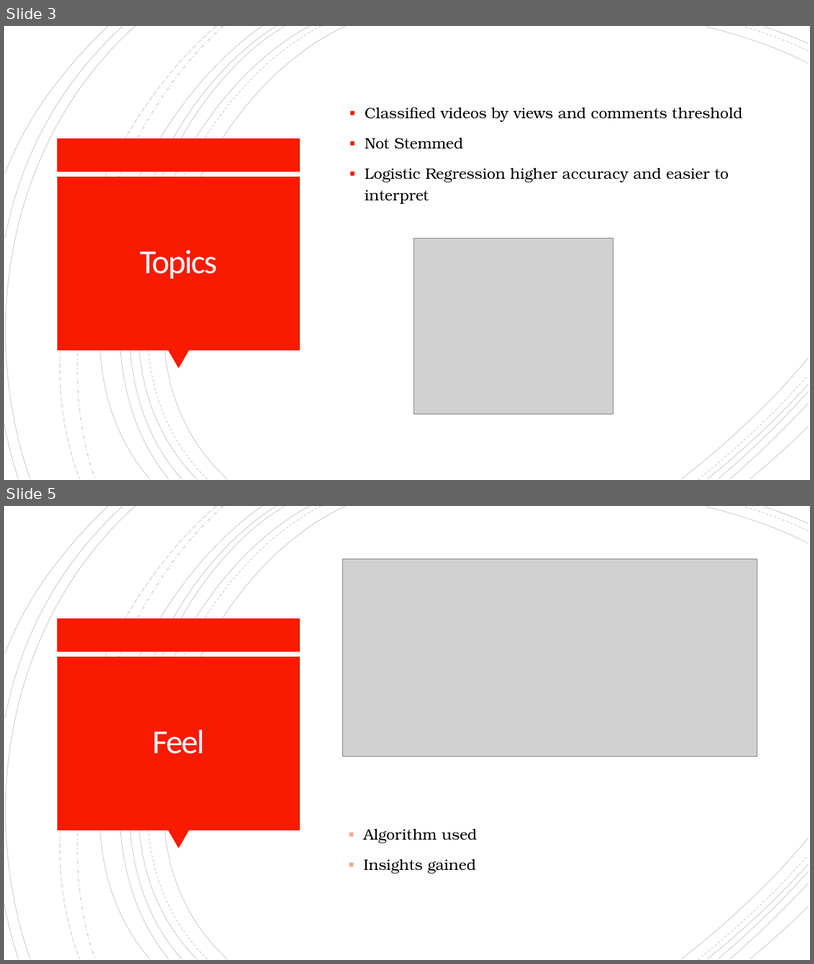
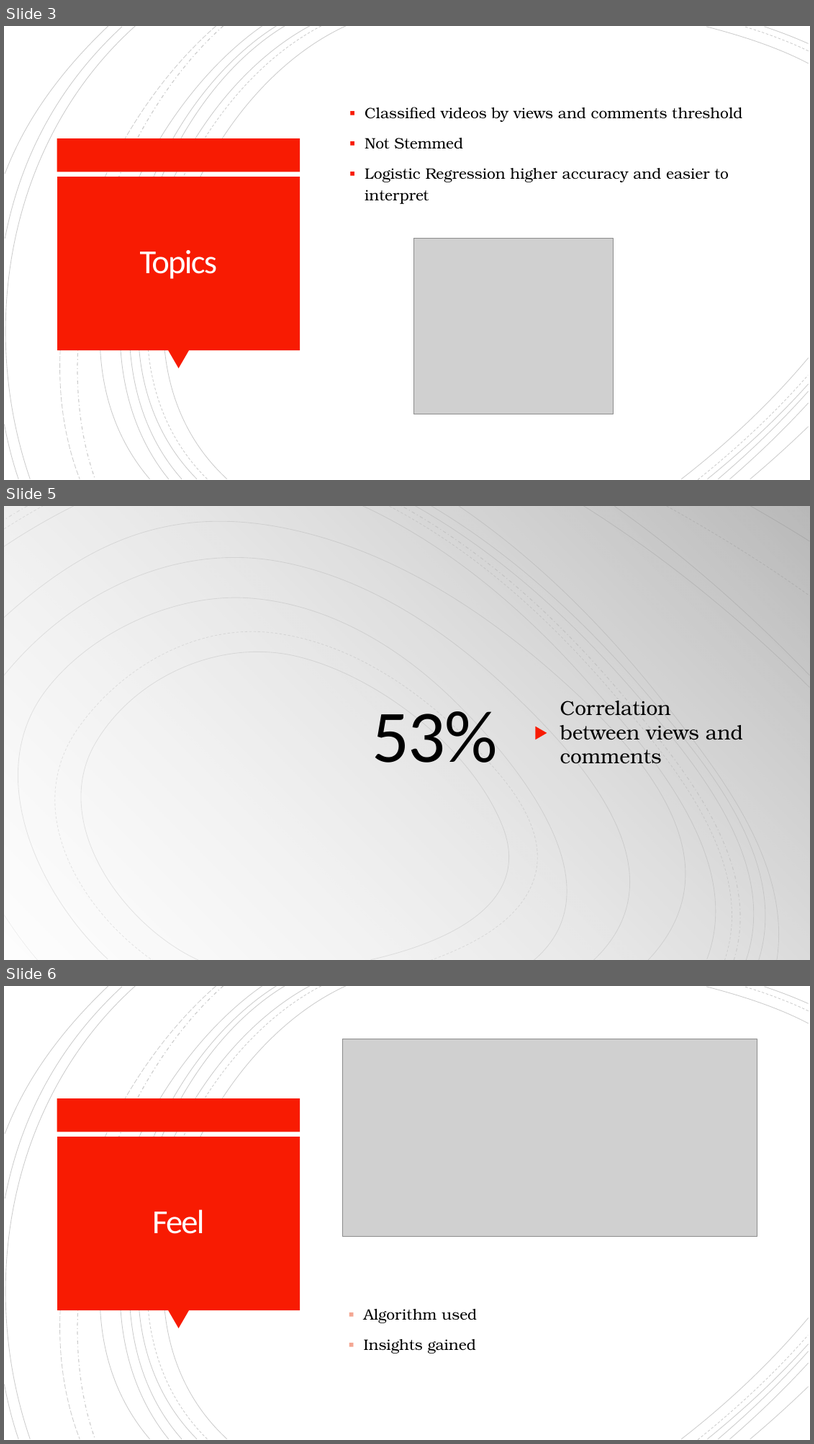
Before and after one commit to reeves17/3360project, a slide deck: Final Presentation.pptx. Shown one above the other, each under a label of ours: slides 3 and 5 before the commit, slides 3, 5 and 6 after it; the slides between them are not shown. The pictures are 814x964 and 814x1444 pixels, drawn with LibreOffice and Linux fonts; fonts in the diff are those of the drawing; grey boxes stand for pictures. Boxes give left, top, right and bottom in pixels: in the first picture for what was removed or moved away, otherwise in the second. Text is boxed around its words. In the diff, an @@ line names an element or a change of style, - is before the commit and + after.

```diff
--- a/Final Presentation.pptx
+++ b/Final Presentation.pptx
@@ slide 5 added at [4,506,810,960], background #FFFFFF; not listed: 16 template elements that a slide beside it also shows @@
@@ rectangle added at [4,506,810,960], fill #FFFFFF @@
@@ rectangle added at [4,506,810,960], fill gradient #F2F2F2 to #454545 @@
@@ group added at [4,506,810,960]: 19 freeform shapes @@
@@ group added at [4,506,810,960]: 19 freeform shapes @@
@@ title added at [373,711,498,762], 88 pt, text #000000 @@
+53%
@@ text added at [561,700,743,764], 24 pt, text #000000 @@
+Correlation between views and comments
@@ triangle added at [536,726,548,740], fill #F81B02 @@
@@ what was slide 5 is now slide 6 @@
```
Also in this commit, not shown: 1 other slide added, 1 slide removed, 1 other file.
